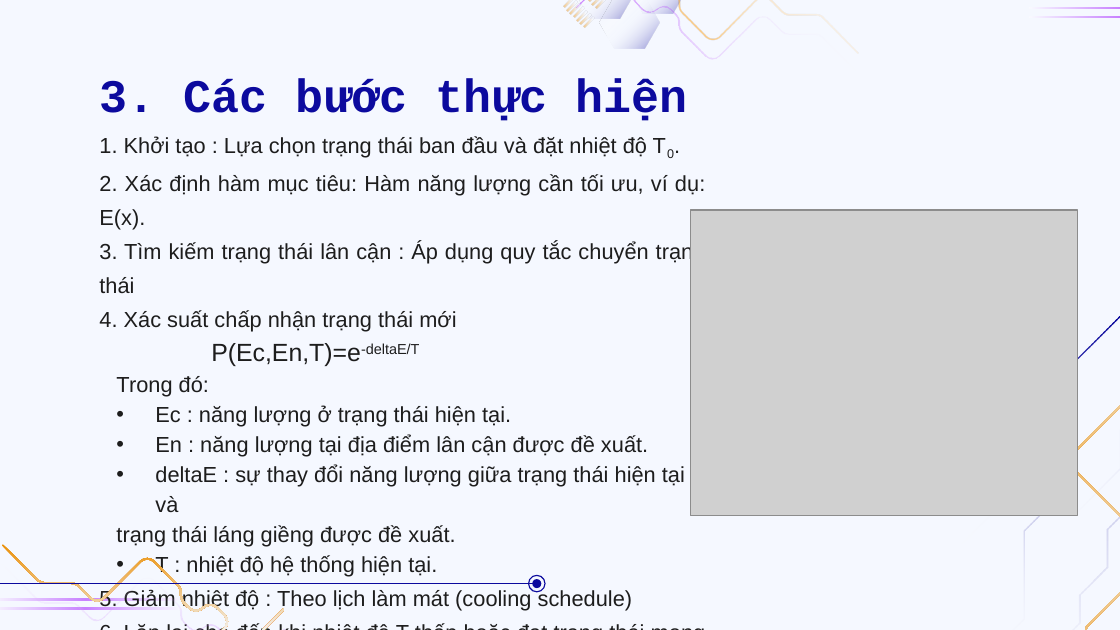
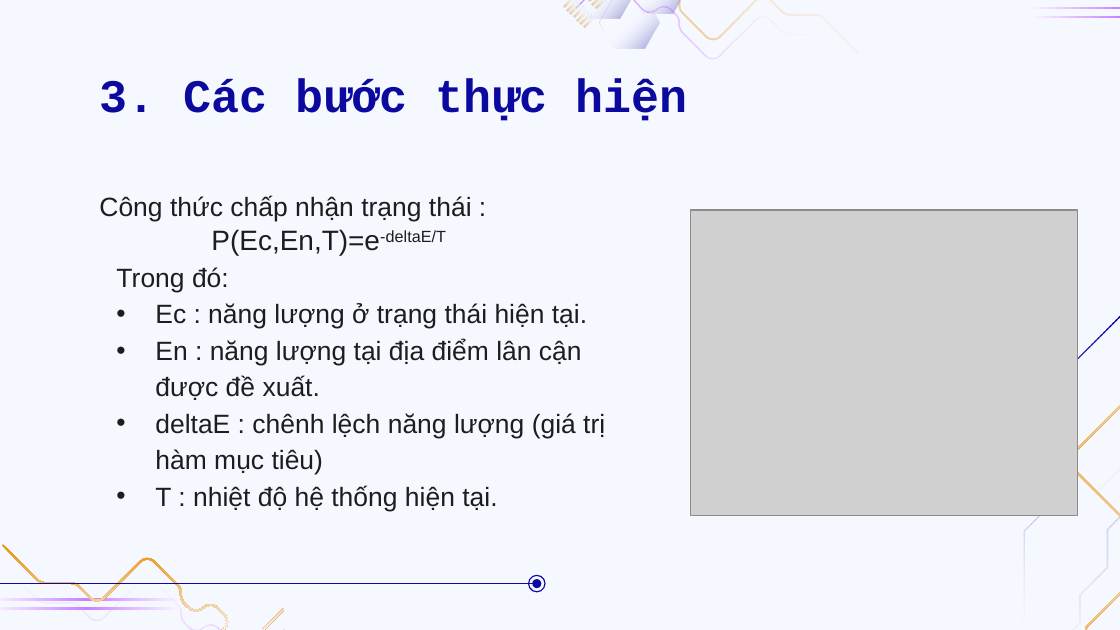
Before and after one commit to TRDAT04/TTNT_73DCTT23_NHOM3, a slide deck: slide 7 of Slide_TTNT_N3.pptx. Drawn at 1120x630 pixels with LibreOffice and Linux fonts; fonts in the diff are those of the drawing; grey boxes stand for pictures; background and template pictures are left out. Boxes give left, top, right and bottom in pixels: in the first picture for what was removed or moved away, otherwise in the second. Text is boxed around its words. In the diff, an @@ line names an element or a change of style, - is before the commit and + after.

```diff
--- a/Slide_TTNT_N3.pptx
+++ b/Slide_TTNT_N3.pptx
@@ subtitle "Công thức chấp nhận trạng ...": place and size @@
-subtitle "Công thức chấp nhận trạng ..." at (99, 136, 706, 611)
+subtitle "Công thức chấp nhận trạng ..." at (99, 196, 605, 511)
@@ subtitle at (99, 196, 472, 222): text changed; size 14 to 17 pt @@
-1. Khởi tạo : Lựa chọn trạng thái ban đầu và đặt nhiệt độ T0.
-2. Xác định hàm mục tiêu: Hàm năng lượng cần tối ưu, ví dụ: E(x).
-3. Tìm kiếm trạng thái lân cận : Áp dụng quy tắc chuyển trạng thái
-4. Xác suất chấp nhận trạng thái mới
+Công thức chấp nhận trạng thái :
@@ subtitle at (116, 229, 587, 511): size 16 to 18 pt in "P(Ec,En,T)=e-deltaE/T"; size 14 to 17 pt in "Trong đó:", "Ec : năng lượng ở trạng thái ...", "En : năng lượng tại địa điểm ...", "T : nhiệt độ hệ thống hiện ..." @@
@@ subtitle at (155, 413, 605, 475): text changed; size 14 to 17 pt @@
-• deltaE : sự thay đổi năng lượng giữa trạng thái hiện tại và
-trạng thái láng giềng được đề xuất.
+• deltaE : chênh lệch năng lượng (giá trị hàm mục tiêu)
@@ subtitle at (99, 589, 633, 611): paragraphs removed @@
-5. Giảm nhiệt độ : Theo lịch làm mát (cooling schedule)
-6. Lặp lại cho đến khi nhiệt độ T thấp hoặc đạt trạng thái mong muốn.
```
Also in this commit, not shown: 8 other slides changed, 2 slides added, 6 other files.
